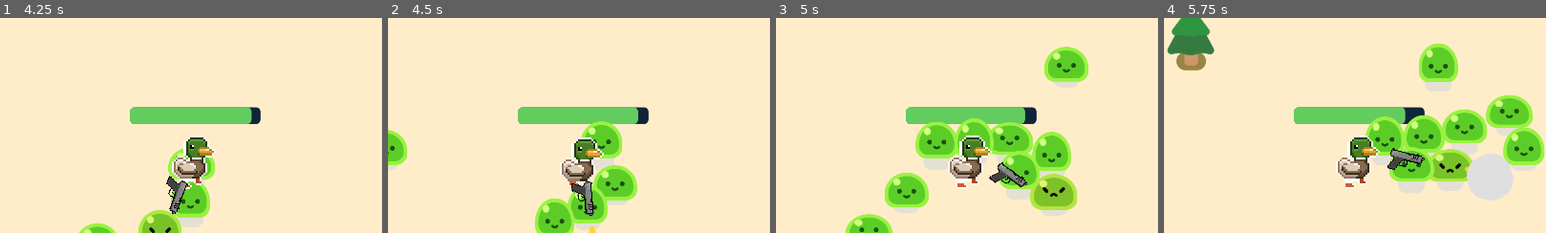
Above: before the commit, frames 1-4 (left to right).
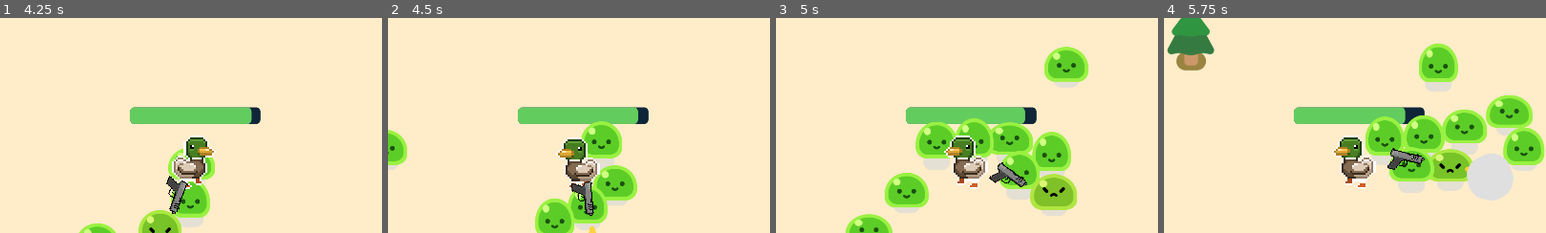
Above: after the commit, the same moments.

Repository: 63csmith/slime_game
Game: Godot game, scene res://main_menu.tscn
Same seed, same stepped clock (60 frames per second), same inputs: the game is played once before the commit and once after it.
Inputs:
- Up to frame 1 (4.25 s): click "Play" at 0.5 s; hold D (move_right) 1.28-2.03 s; hold S (move_down) 2.03-2.78 s; hold D (move_right) 2.78-3.53 s; hold W (move_up) from 3.53 s (still down)
- Up to frame 2 (4.5 s): release W (move_up) at 4.28 s; hold A (move_left) from 4.28 s (still down)
- Up to frame 3 (5 s): keep holding A (move_left)
- Up to frame 4 (5.75 s): keep holding A (move_left)
The pictures show only the part of the screen within x 25-75%, y 18-68%; the shares and areas given below are measured in that part.

Frame 1 is identical in both runs. In frame 2, 1.7% of the frame differs, in the area x 44-57%, y 55-80%; in frame 3, 1.8%, in the area x 44-57%, y 54-80%; in frame 4, 1.8%.

Commit message:
adding new walk animation for velocity direction

Diff:
--- a/characters/ducky/ducky.tscn
+++ b/characters/ducky/ducky.tscn
@@ -1,7 +1,8 @@
-[gd_scene load_steps=12 format=3 uid="uid://fnc4rjqy3b3v"]
+[gd_scene load_steps=19 format=3 uid="uid://fnc4rjqy3b3v"]
 
 [ext_resource type="Script" path="res://ducky.gd" id="1_ati00"]
 [ext_resource type="Texture2D" uid="uid://bxm65rhedfu4q" path="res://characters/ducky/ducky_3_spritesheet.png" id="1_u2a1w"]
+[ext_resource type="Texture2D" uid="uid://c1m8d1wx2yepj" path="res://characters/ducky/ducky_3_spritesheet_left.png" id="3_mbkl8"]
 
 [sub_resource type="AtlasTexture" id="AtlasTexture_y08wd"]
 atlas = ExtResource("1_u2a1w")
@@ -34,6 +35,30 @@
 [sub_resource type="AtlasTexture" id="AtlasTexture_ck7fr"]
 atlas = ExtResource("1_u2a1w")
 region = Rect2(160, 32, 32, 32)
+
+[sub_resource type="AtlasTexture" id="AtlasTexture_8okpi"]
+atlas = ExtResource("3_mbkl8")
+region = Rect2(160, 32, 32, 32)
+
+[sub_resource type="AtlasTexture" id="AtlasTexture_q6j4m"]
+atlas = ExtResource("3_mbkl8")
+region = Rect2(128, 32, 32, 32)
+
+[sub_resource type="AtlasTexture" id="AtlasTexture_xmjso"]
+atlas = ExtResource("3_mbkl8")
+region = Rect2(96, 32, 32, 32)
+
+[sub_resource type="AtlasTexture" id="AtlasTexture_ixbqy"]
+atlas = ExtResource("3_mbkl8")
+region = Rect2(64, 32, 32, 32)
+
+[sub_resource type="AtlasTexture" id="AtlasTexture_7iqns"]
+atlas = ExtResource("3_mbkl8")
+region = Rect2(32, 32, 32, 32)
+
+[sub_resource type="AtlasTexture" id="AtlasTexture_vhax1"]
+atlas = ExtResource("3_mbkl8")
+region = Rect2(0, 32, 32, 32)
 
 [sub_resource type="SpriteFrames" id="SpriteFrames_wmodh"]
 animations = [{
@@ -70,6 +95,29 @@
 "loop": true,
 "name": &"walk",
 "speed": 8.0
+}, {
+"frames": [{
+"duration": 1.0,
+"texture": SubResource("AtlasTexture_8okpi")
+}, {
+"duration": 1.0,
+"texture": SubResource("AtlasTexture_q6j4m")
+}, {
+"duration": 1.0,
+"texture": SubResource("AtlasTexture_xmjso")
+}, {
+"duration": 1.0,
+"texture": SubResource("AtlasTexture_ixbqy")
+}, {
+"duration": 1.0,
+"texture": SubResource("AtlasTexture_7iqns")
+}, {
+"duration": 1.0,
+"texture": SubResource("AtlasTexture_vhax1")
+}],
+"loop": true,
+"name": &"walk_left",
+"speed": 8.0
 }]
 
 [node name="Ducky" type="Node2D"]
@@ -82,3 +130,4 @@
 sprite_frames = SubResource("SpriteFrames_wmodh")
 animation = &"walk"
 autoplay = "idle"
+frame_progress = 0.727047
--- a/duck_player.gd
+++ b/duck_player.gd
@@ -21,7 +21,10 @@
 		print("Ducky global position: ", $Ducky.global_position)
 
 		if velocity.length() > 0.0:
-			$Ducky.play_duck_walk_animation()
+			if direction.x < 0:
+				$Ducky.play_duck_walk_left_animation()
+			else:
+				$Ducky.play_duck_walk_animation()
 		else:
 			$Ducky.play_duck_idle_animation()
 
--- a/duck_player.tscn
+++ b/duck_player.tscn
@@ -25,7 +25,6 @@
 corner_radius_bottom_left = 8
 
 [node name="Duck_player" type="CharacterBody2D"]
-position = Vector2(0, -6)
 script = ExtResource("1_f5kkd")
 
 [node name="CollisionShape2D" type="CollisionShape2D" parent="."]
--- a/ducky.gd
+++ b/ducky.gd
@@ -6,3 +6,6 @@
 
 func play_duck_walk_animation():
 	$AnimatedSprite.play("walk")
+
+func play_duck_walk_left_animation():
+	$AnimatedSprite.play("walk_left")
Binary file added: characters/ducky/ducky_3_spritesheet_left.png
Not shown, added: characters/ducky/ducky_3_spritesheet_left.png.import
